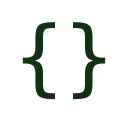
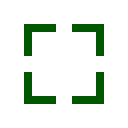
The second 128x128 image is a revision of the first. Changes to its layers:
showed "full screen" over (22, 22, 106, 104)
